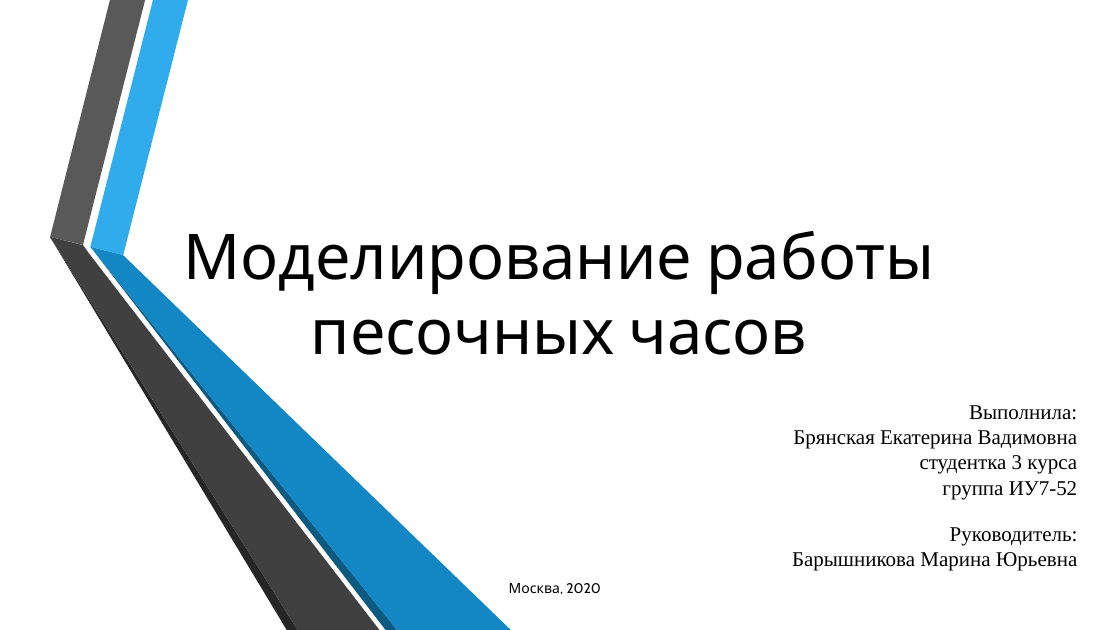
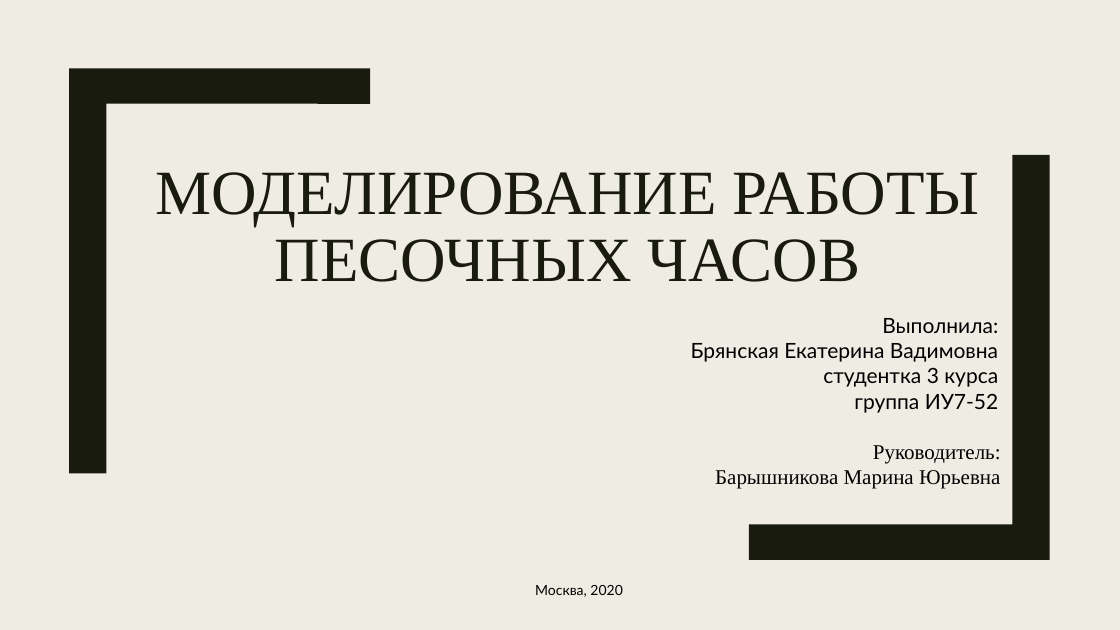
Before and after one commit to Bryanskaya/TimeIsOfTheEssence, a slide deck: slide 1 of Coursework/docs/Презентация_Брянская_ИУ7_52.pptx. Drawn at 1120x630 pixels with LibreOffice and Linux fonts; fonts in the diff are those of the drawing; background and template pictures are left out. Boxes give left, top, right and bottom in pixels: in the first picture for what was removed or moved away, otherwise in the second. Text is boxed around its words. In the diff, an @@ line names an element or a change of style, - is before the commit and + after.

```diff
--- a/Coursework/docs/Презентация_Брянская_ИУ7_52.pptx
+++ b/Coursework/docs/Презентация_Брянская_ИУ7_52.pptx
@@ background picture (left out) to #EFEDE3 @@
@@ freeform shape: place and size @@
-freeform shape at (50, 237, 380, 630)
+freeform shape at (69, 68, 370, 473)
@@ freeform shape at (69, 68, 370, 473): fill #404040 to #191B0E @@
@@ title at (155, 172, 980, 282): text changed; font Cabin to Times New Roman; text colour #000000 to #191B0E @@
-Моделирование работы песочных часов
+МОДЕЛИРОВАНИЕ РАБОТЫ ПЕСОЧНЫХ ЧАСОВ
@@ freeform shape added at (749, 155, 1049, 560), fill #191B0E @@
@@ group removed at (50, 0, 511, 630): 5 freeform shapes @@
@@ text "Выполнила: Брянская Екатерина Вадимовна студентка ...": place and size @@
-text "Выполнила: Брянская Екатерина Вадимовна студентка ..." at (793, 405, 1077, 499)
+text "Выполнила: Брянская Екатерина Вадимовна студентка ..." at (691, 318, 998, 413)
@@ text "Выполнила: Брянская Екатерина Вадимовна студентка ..." at (691, 318, 998, 413): font Times New Roman to Lato; less space between paragraphs @@
@@ text "Руководитель: Барышникова Марина Юрьевна": place and size @@
-text "Руководитель: Барышникова Марина Юрьевна" at (792, 527, 1078, 571)
+text "Руководитель: Барышникова Марина Юрьевна" at (715, 445, 1001, 489)
@@ text "Москва, 2020": place and size @@
-text "Москва, 2020" at (509, 583, 601, 593)
+text "Москва, 2020" at (535, 585, 622, 597)
@@ text "Москва, 2020" at (535, 585, 622, 597): font Cabin to Lato @@
```
Also in this commit, not shown: 12 other slides changed, 5 slides removed.
